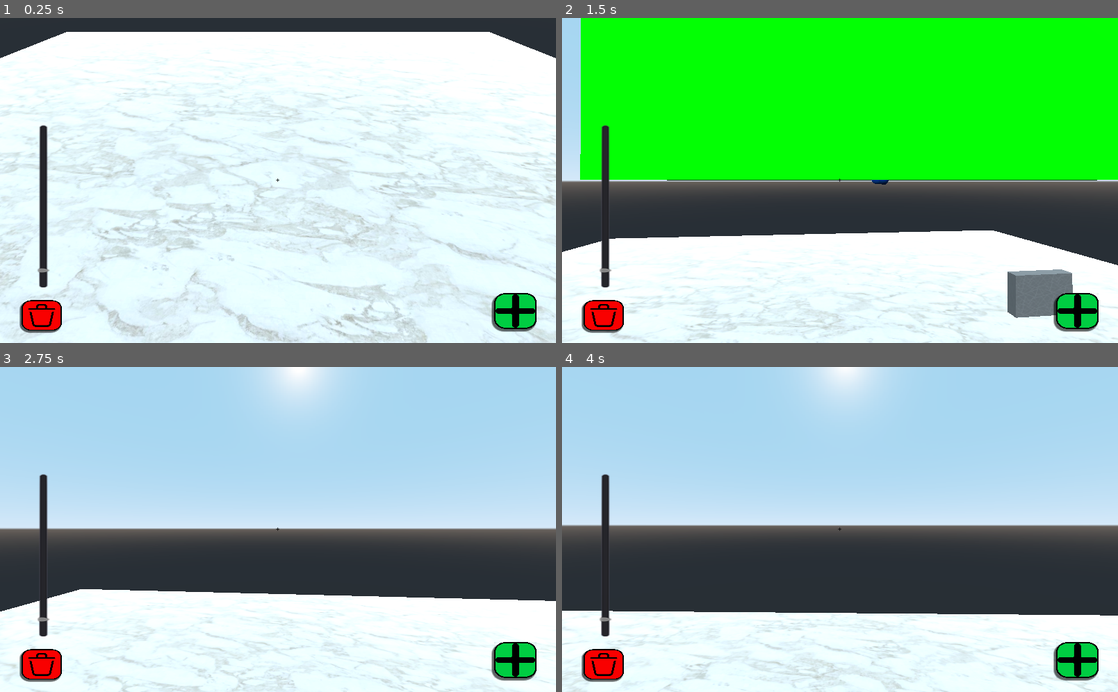
Above: before the commit, frames 1-4 (two rows, left to right).
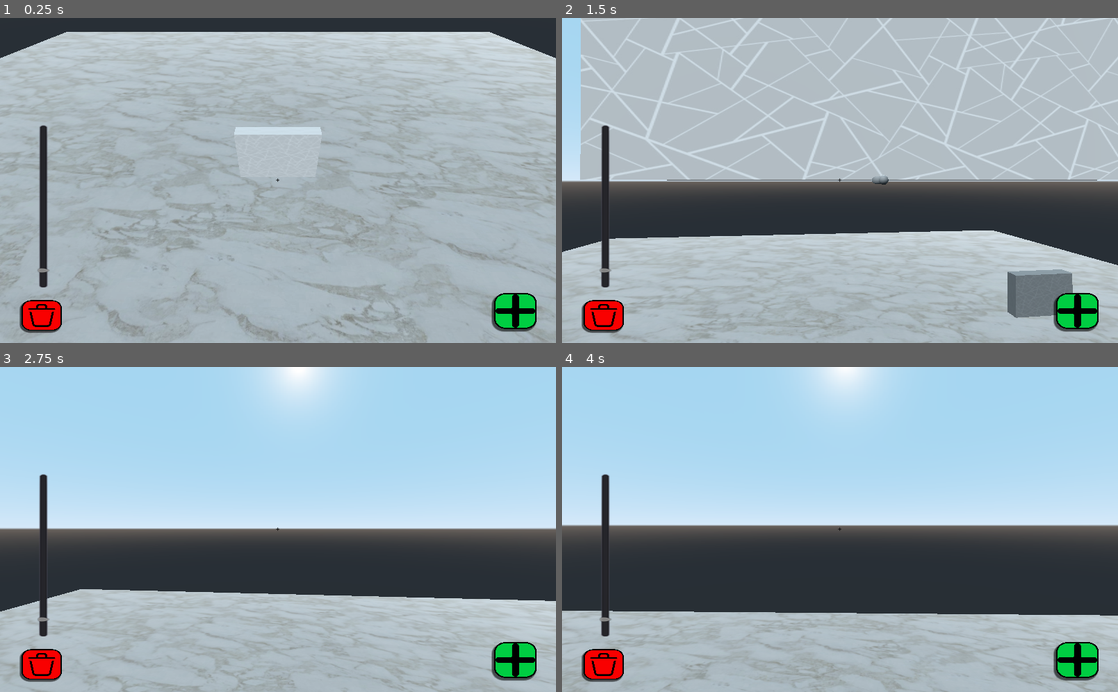
Above: after the commit, the same moments.

Repository: Danydev018/House_Estructure_Generator
Game: Godot game, scene res://Scenes/Main.tscn
Two runs of this game, one before a commit and one after it. Both use one fixed random seed, a clock stepped at 60 frames per second and the inputs below.
Inputs (mouse positions are in pixels of both pictures, inside the frame that each line leads up to):
- Up to frame 1 (0.25 s): no input
- Up to frame 2 (1.5 s): click (1079, 310) at 0.5 s; tap Enter at 1.25 s; move the mouse to (867, 180) at 1.27 s; hold Up (ui_up) from 1.28 s (still down); click (867, 180) at 1.42 s
- Up to frame 3 (2.75 s): keep holding Up (ui_up); move the mouse to (250, 529) at 2.02 s
- Up to frame 4 (4 s): keep holding Up (ui_up); move the mouse to (851, 523) at 2.77 s; move the mouse to (834, 536) at 3.52 s; click (834, 536) at 3.67 s

The runs differ from the first frame. In frame 1, 93% of the frame differs, in the area x 0-100%, y 4-100%; in frame 2, 77%; in frame 3, 28%; in frame 4, 23%.

Commit message:
HighLight del bloque seleccionado solucionado

Diff:
--- a/Materials/Block.tres
+++ b/Materials/Block.tres
@@ -1,5 +1,10 @@
-[gd_resource type="SpatialMaterial" format=2]
+[gd_resource type="SpatialMaterial" load_steps=2 format=2]
+
+[ext_resource path="res://assets/texturaChevere.jpg" type="Texture" id=1]
 
 [resource]
-albedo_color = Color( 0, 0.211765, 0.533333, 1 )
-metallic = 0.35
+flags_transparent = true
+albedo_color = Color( 0.678431, 0.67451, 0.67451, 1 )
+albedo_texture = ExtResource( 1 )
+uv1_triplanar = true
+uv1_triplanar_sharpness = 1.0
--- a/Scenes/Main.tscn
+++ b/Scenes/Main.tscn
@@ -11,7 +11,7 @@
 [sub_resource type="PlaneMesh" id=2]
 
 [sub_resource type="ORMSpatialMaterial" id=4]
-albedo_color = Color( 0.745098, 0.72549, 0.72549, 1 )
+albedo_color = Color( 0.537255, 0.517647, 0.517647, 1 )
 albedo_texture = ExtResource( 6 )
 uv1_triplanar = true
 uv1_triplanar_sharpness = 1.0
--- a/Scripts/Main.gd
+++ b/Scripts/Main.gd
@@ -38,13 +38,31 @@
 	else:
 		print("✅ RayCast listo.")
 
-	selected_material = SpatialMaterial.new()
-	selected_material.albedo_color = Color(Color.green, 0.2)
+	# Cargar el material original
+	var original_material = preload("res://Materials/Block.tres")
+	# Crear una copia para selección con brillo
+	selected_material = original_material.duplicate()
+	selected_material.emission_enabled = true
+	selected_material.emission = Color(0.5, 0.5, 0.5)
+	# Ajustar intensidad según la plataforma
+	if OS.get_name() == "Android":
+		selected_material.emission_energy = 0.5  # Menos intenso en Android
+	else:
+		selected_material.emission_energy = 0.5  # Intensidad normal en PC
 
 	# Conectar controles de UI
 	delete_button.connect("pressed", self, "_on_delete_button_pressed")
 	scale_slider.connect("value_changed", self, "_on_scale_slider_changed")
 	create_button.connect("pressed", self, "_on_create_button_pressed")
+
+	# Crear bloque de prueba automáticamente
+	var test_position = Vector3(0, 1, 0)  # Posición en el centro
+	var test_block = block_scene.instance()
+	test_block.translation = test_position
+	test_block.scale = Vector3(3.0, 2.0, 0.5)  # Dimensiones de pared
+	blocks_container.add_child(test_block)
+	# Seleccionar automáticamente el bloque de prueba
+	select_block(test_block)
 
 func _input(event):
 	if event is InputEventMouseButton:
Not shown, added: .zip
